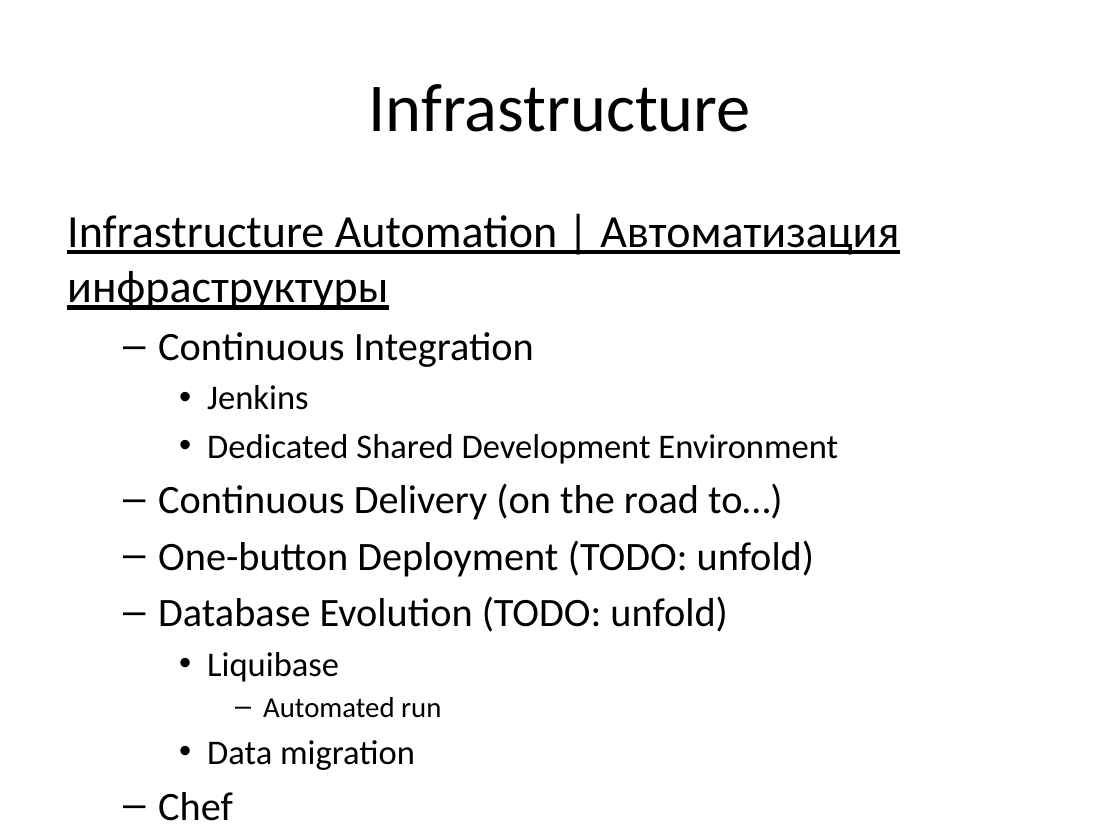
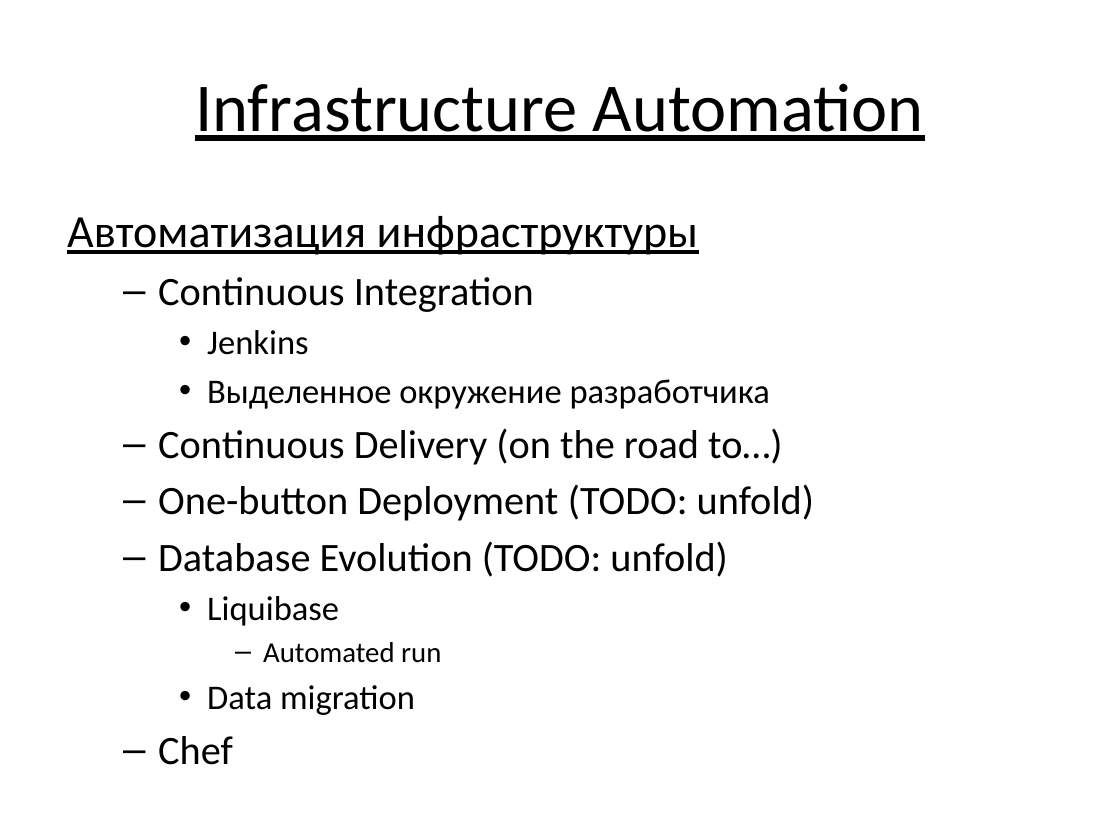
Before and after one commit to vitali-kviatkouski/personal, a slide deck: slide 9 of Microservices.pptx. Drawn at 1120x840 pixels with LibreOffice and Linux fonts; fonts in the diff are those of the drawing. Boxes give left, top, right and bottom in pixels: in the first picture for what was removed or moved away, otherwise in the second. Text is boxed around its words. In the diff, an @@ line names an element or a change of style, - is before the commit and + after.

```diff
--- a/Microservices.pptx
+++ b/Microservices.pptx
@@ title at <box>195,83,924,141</box>: text changed @@
-Infrastructure
+Infrastructure Automation
@@ text at <box>67,216,698,255</box>: text changed @@
-Infrastructure Automation | Автоматизация инфраструктуры
+Автоматизация инфраструктуры
@@ text at <box>207,379,770,409</box>: text changed @@
-    • Dedicated Shared Development Environment
+    • Выделенное окружение разработчика
```
Also in this commit, not shown: 12 other slides changed, 2 slides added, 2 slides removed.
